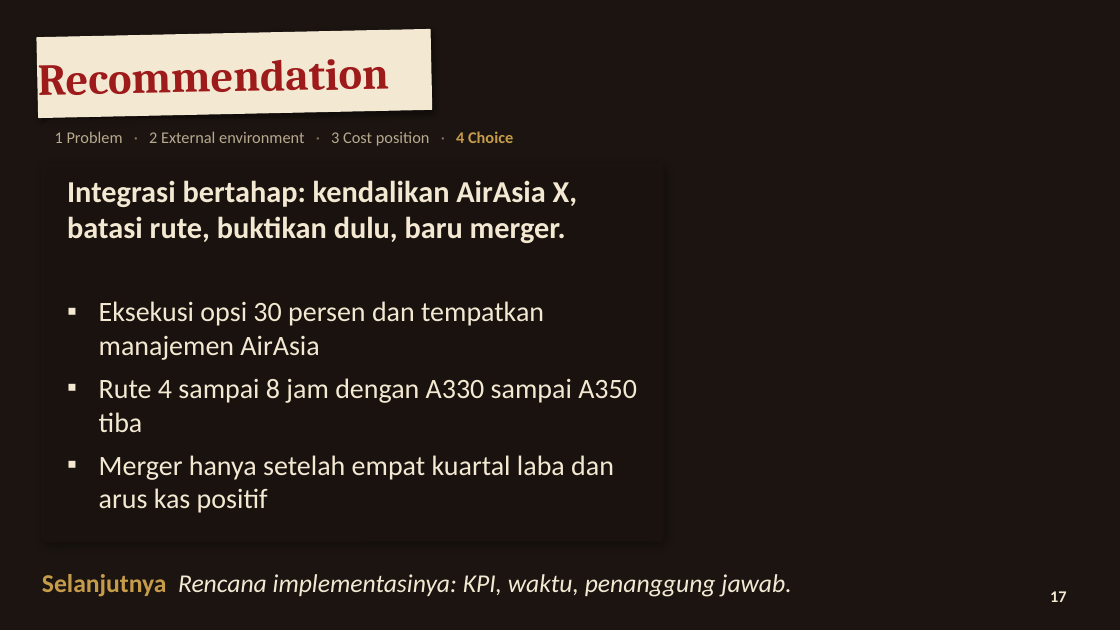
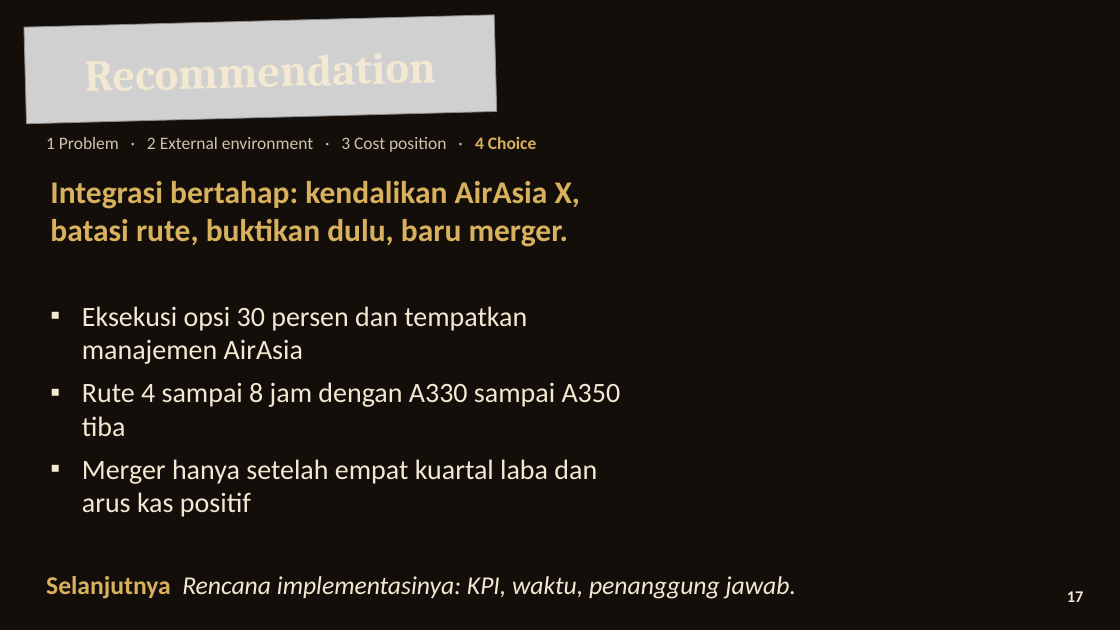
Before and after one commit to aslihabnuri/Dom-Manipulation, a slide deck: slide 17 of strategic-management/airasia-case/SMJKT_Group 3_Aslih_Case AirAsia.pptx. Drawn at 1120x630 pixels with LibreOffice and Linux fonts; fonts in the diff are those of the drawing; grey boxes stand for pictures; background and template pictures are left out. Boxes give left, top, right and bottom in pixels: in the first picture for what was removed or moved away, otherwise in the second. Text is boxed around its words. In the diff, an @@ line names an element or a change of style, - is before the commit and + after.

```diff
--- a/strategic-management/airasia-case/SMJKT_Group 3_Aslih_Case AirAsia.pptx
+++ b/strategic-management/airasia-case/SMJKT_Group 3_Aslih_Case AirAsia.pptx
@@ text "Recommendation": place and size @@
-text "Recommendation" at <box>38,59,389,95</box>
+text "Recommendation" at <box>24,15,497,124</box>
@@ text "Recommendation" at <box>24,15,497,124</box>: text colour #9E1B1B to #F3E8D2; alignment left to centre @@
@@ picture added at <box>24,15,497,124</box> @@
@@ rectangle removed at <box>37,29,432,118</box> @@
@@ rounded rectangle removed at <box>38,119,760,155</box> @@
@@ text "1 Problem · 2 External ...": place and size @@
-text "1 Problem · 2 External ..." at <box>55,131,513,146</box>
+text "1 Problem · 2 External ..." at <box>46,136,536,152</box>
@@ text "1 Problem · 2 External ..." at <box>46,136,536,152</box>: size 14 to 15 pt; text colour #B8A98F to #CFC3AE in "1 Problem 2 External environment 3 Cost ..."; text colour #8A7A64 to #CFC3AE in "· · ·"; text colour #C69C4A to #D8B15E in "4 Choice" @@
@@ rounded rectangle removed at <box>42,164,664,542</box> @@
@@ text "Integrasi bertahap: kendalikan AirAsia X, ...": place and size @@
-text "Integrasi bertahap: kendalikan AirAsia X, ..." at <box>67,180,578,243</box>
+text "Integrasi bertahap: kendalikan AirAsia X, ..." at <box>50,181,580,247</box>
@@ text "Integrasi bertahap: kendalikan AirAsia X, ..." at <box>50,181,580,247</box>: size 26 to 27 pt, text colour #F3E8D2 to #D8B15E @@
@@ text "Eksekusi opsi 30 persen dan ...": place and size @@
-text "Eksekusi opsi 30 persen dan ..." at <box>99,301,637,513</box>
+text "Eksekusi opsi 30 persen dan ..." at <box>82,306,621,517</box>
@@ rectangle removed at <box>0,556,1120,608</box> @@
@@ text "Selanjutnya Rencana implementasinya: KPI, waktu, ..." at <box>46,576,796,599</box>: text colour #C69C4A to #D8B15E in "Selanjutnya" @@
@@ text "17" at <box>1067,591,1084,602</box>: alignment centre to right @@
@@ ellipse removed at <box>1038,576,1080,618</box> @@
```
Also in this commit, not shown: 19 other slides changed, 11 other files.
